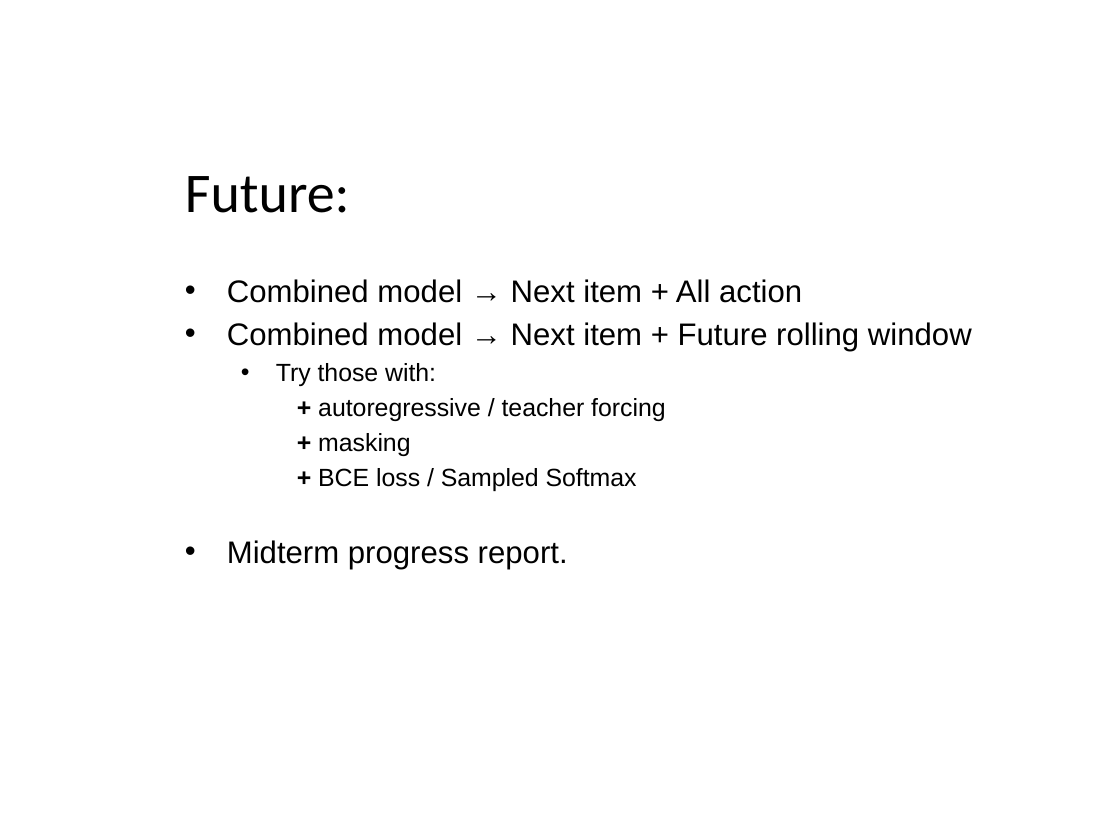
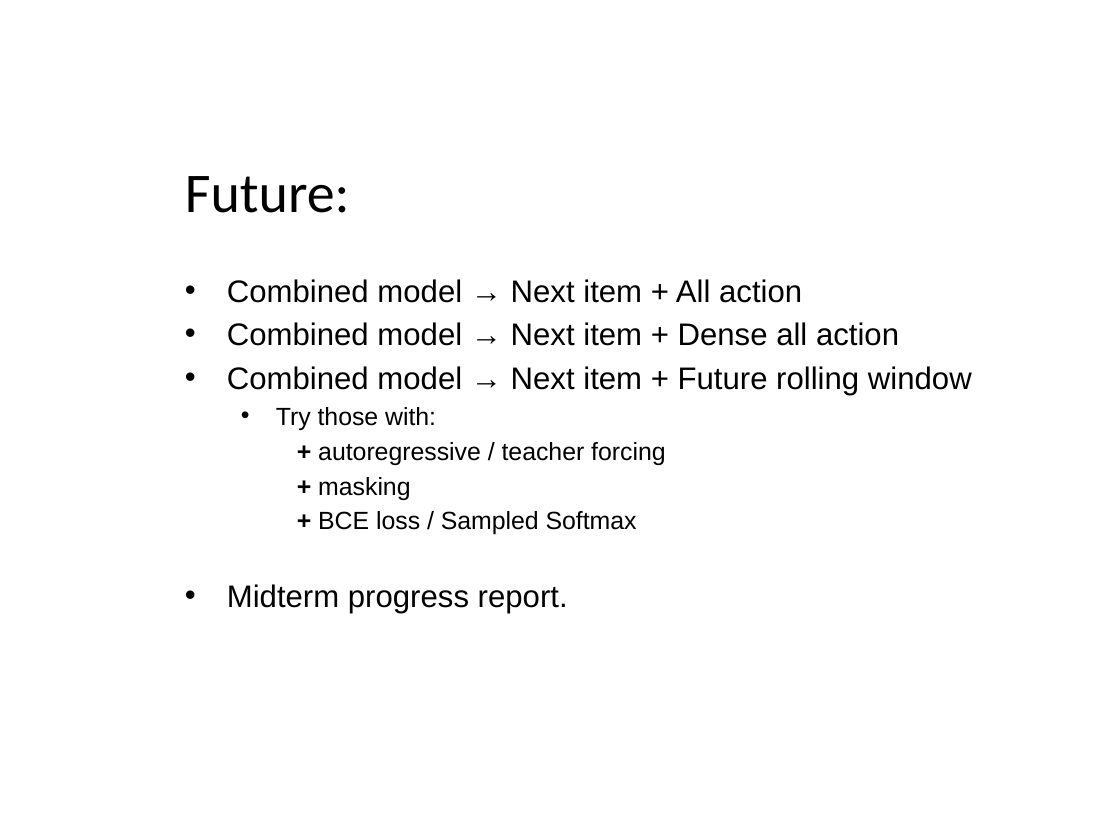
Before and after one commit to kyriakossk2000/MasterThesis, a slide deck: slide 7 of Progress/8 Project Progress.pptx. Drawn at 1120x840 pixels with LibreOffice and Linux fonts; fonts in the diff are those of the drawing; background and template pictures are left out. Boxes give left, top, right and bottom in pixels: in the first picture for what was removed or moved away, otherwise in the second. Text is boxed around its words. In the diff, an @@ line names an element or a change of style, - is before the commit and + after.

Commit message:
fix Future rolling + added uniform sampled softmax

```diff
--- a/Progress/8 Project Progress.pptx
+++ b/Progress/8 Project Progress.pptx
@@ text at (227, 322, 899, 346): paragraph added @@
+• Combined model → Next item + Dense all action
```
Also in this commit, not shown: 1 other slide changed, 4 other files.
